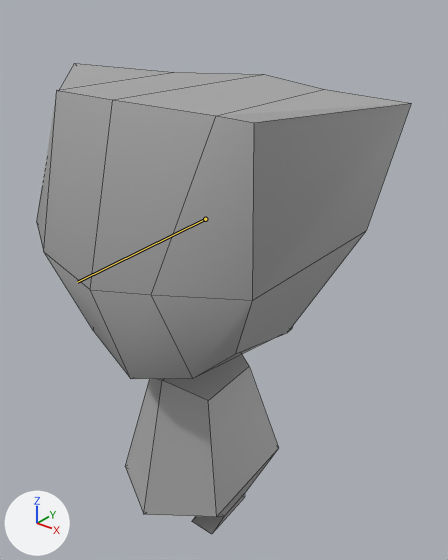
What one commit did to the FBX model Content/Animation/chat_idle.fbx.
The view is the same before and after, from a 50 mm lens placed at (0.487, -0.557, 0.792), pointed at (0.015, 0.033, 0.426). The lights are fixed; the arrows at lower left show +X, +Y and +Z. The older version comes first. Both versions are drawn at frame 10 of the action 'Take 001'; the numbers are the values there. The bones that change are drawn over the model as lines. Mesh edges are drawn as thin lines.
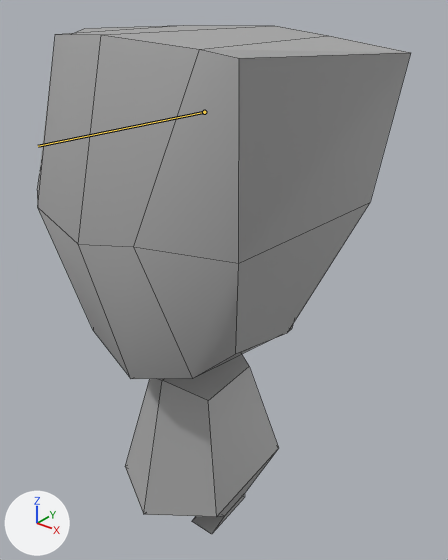
Where the change shows, as pixel boxes (x1, y1, x2, y2) in the pictures (448 x 560 px):
'pCube12', posed (8% taller): before (37, 63, 411, 534); after (37, 25, 411, 534)
bone 'chatRig_Head', root to tip: before (205, 219) to (77, 282); after (204, 112) to (38, 146)

The change, as a list of edits to the scene's bpy script:
```text
Change bone_chatrig_head:
    where bone_chatrig_head = bpy.data.objects['Armature'].pose.bones['chatRig_Head']  # child of 'chatRig_Neck'
    bone_chatrig_head.location: (0.0, 0.0, 0.0) -> (13.2, -0.7, -0.5)
    bone_chatrig_head.rotation_quaternion: (1.0, 0.0, 0.0, 0.0) -> (0.994, -0.11, 0.0, 0.0)  # degrees (0, 0, 0) -> degrees (-13, 0, 0)
```
